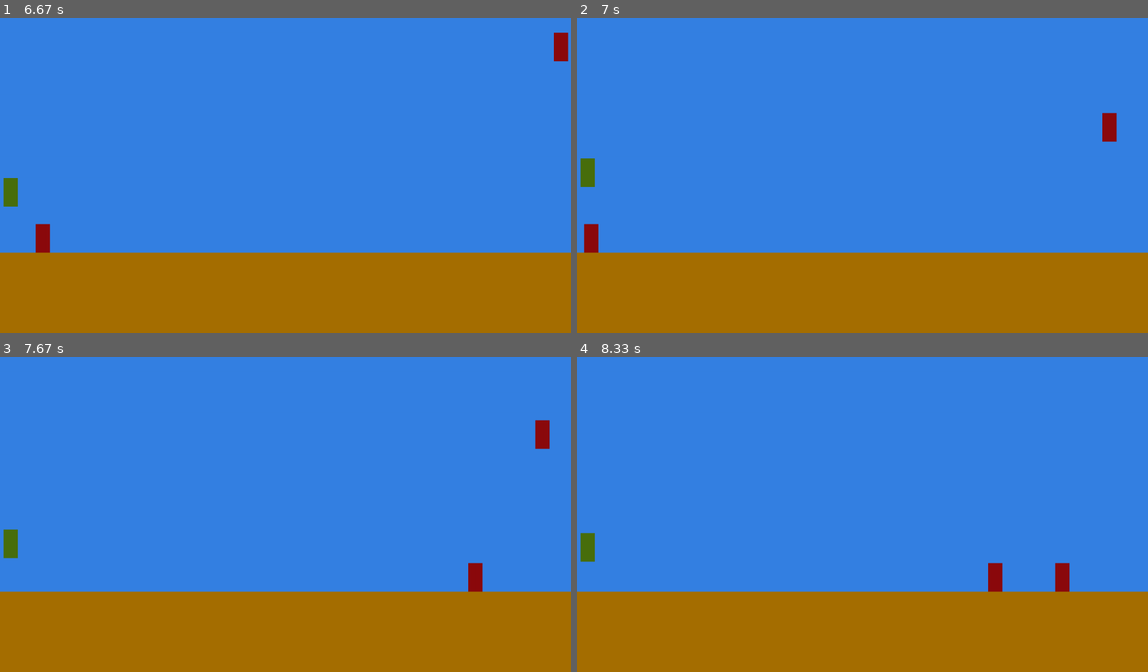
Above: before the commit, frames 1-4 (two rows, left to right).
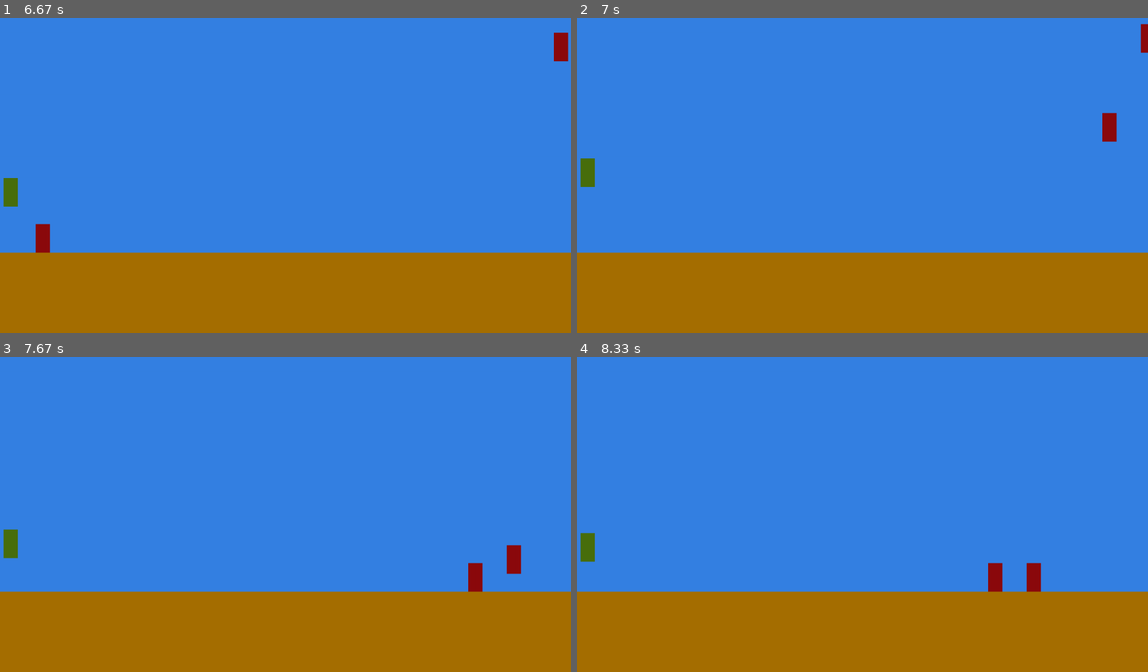
Above: after the commit, the same moments.

Repository: D3t3rm1nat1on/OurGame_PyGame
Game: pygame game, started from src/main.py
The game is run twice, just before and just after one commit, with the same random seed, the same clock (stepped at 60 frames per second) and the same inputs.
Inputs:
- Up to frame 1 (6.67 s): hold Up 0.33-0.8 s; hold Up 0.83-1.3 s; hold Up 1.33-1.63 s; hold Up 2.07-2.37 s; hold Up 2.4-2.77 s; hold Up 3.13-3.5 s; hold Up 3.53-3.83 s; hold Up 4.27-4.57 s; hold Up 4.6-4.97 s; hold Up 5.33-5.7 s; hold Up 5.73-6.03 s; hold Up from 6.47 s (still down)
- Up to frame 2 (7 s): release Up at 6.77 s; hold Up from 6.8 s (still down)
- Up to frame 3 (7.67 s): release Up at 7.17 s; hold Up from 7.53 s (still down)
- Up to frame 4 (8.33 s): release Up at 7.9 s; hold Up 7.93-8.23 s

Frame 1 is identical in both runs. In frame 2, 0.4% of the frame differs, in the area x 1-100%, y 1-75%; in frame 3, 0.5%; in frame 4, 0.5%, in the area x 78-87%, y 65-75%.

Commit message:
Add MoveEnemyCommand class

Diff:
--- /dev/null
+++ b/src/command/MoveEnemyCommand.py
@@ -0,0 +1,19 @@
+from pygame.math import Vector2
+
+from .MoveCommand import MoveCommand
+
+
+class MoveEnemyCommand(MoveCommand):
+    def __init__(self, state, unit1, unit2):
+        super().__init__(state, unit1)
+        self.unit2 = unit2
+
+    def run(self):
+        super().run()
+        if self.unit.position.x <= 40:
+            self.unit.position = Vector2(self.state.world_size.x, 28)
+        if not (self.unit2.position.x > self.unit.position.x + self.unit.size.x or
+                self.unit2.position.x + self.unit2.size.x < self.unit.position.x or
+                self.unit2.position.y > self.unit.position.y + self.unit.size.y or
+                self.unit2.position.y + self.unit2.size.y < self.unit.position.y):
+            self.unit.position = Vector2(self.state.world_size.x, 20)
--- a/src/command/__init__.py
+++ b/src/command/__init__.py
@@ -1,3 +1,4 @@
 from .Command import Command
 from .JumpCommand import JumpCommand
 from .MoveCommand import MoveCommand
+from .MoveEnemyCommand import MoveEnemyCommand
--- a/src/main.py
+++ b/src/main.py
@@ -4,7 +4,7 @@
 from pygame.math import Vector2
 
 import src.state as states
-from command import JumpCommand, MoveCommand
+from command import JumpCommand, MoveCommand, MoveEnemyCommand
 from state import GameState
 
 os.environ['SDL_VIDEO_CENTERED'] = '1'
@@ -19,7 +19,7 @@
         self.window = pygame.display.set_mode((int(self.state.world_size.x) * self.window_proportion,
                                                int(self.state.world_size.y) * self.window_proportion))
         pygame.display.set_caption("Наша ахуенная игра")
-        pygame.display.set_icon(pygame.image.load("Pandemonica.png"))
+        pygame.display.set_icon(pygame.image.load("../assets/Pandemonica.png"))
         self.clock = pygame.time.Clock()
         self.running = True
         self.enemies = [states.Unit(position=Vector2(self.state.world_size.x, 20), speed=Vector2(-4, 0))]
@@ -48,18 +48,7 @@
         self.commands.clear()
 
         for enemy in self.enemies:
-            enemy.speed += self.state.gravity
-            enemy.position += enemy.speed
-            if enemy.position.x <= -40:
-                enemy.position = Vector2(self.state.world_size.x, 20)
-            if enemy.position.y + enemy.size.y >= self.state.ground.y and enemy.speed.y >= 0:
-                enemy.position.y = self.state.ground.y - enemy.size.y
-                enemy.speed = Vector2(enemy.speed.x, 0)
-            if not (self.player.position.x > enemy.position.x + enemy.size.x or
-                    self.player.position.x + self.player.size.x < enemy.position.x or
-                    self.player.position.y > enemy.position.y + enemy.size.y or
-                    self.player.position.y + self.player.size.y < enemy.position.y):
-                enemy.position = Vector2(self.state.world_size.x, 20)
+            MoveEnemyCommand(self.state, enemy, self.player).run()
 
     def render(self):
         self.window.fill((53, 129, 227))  # ФОН
